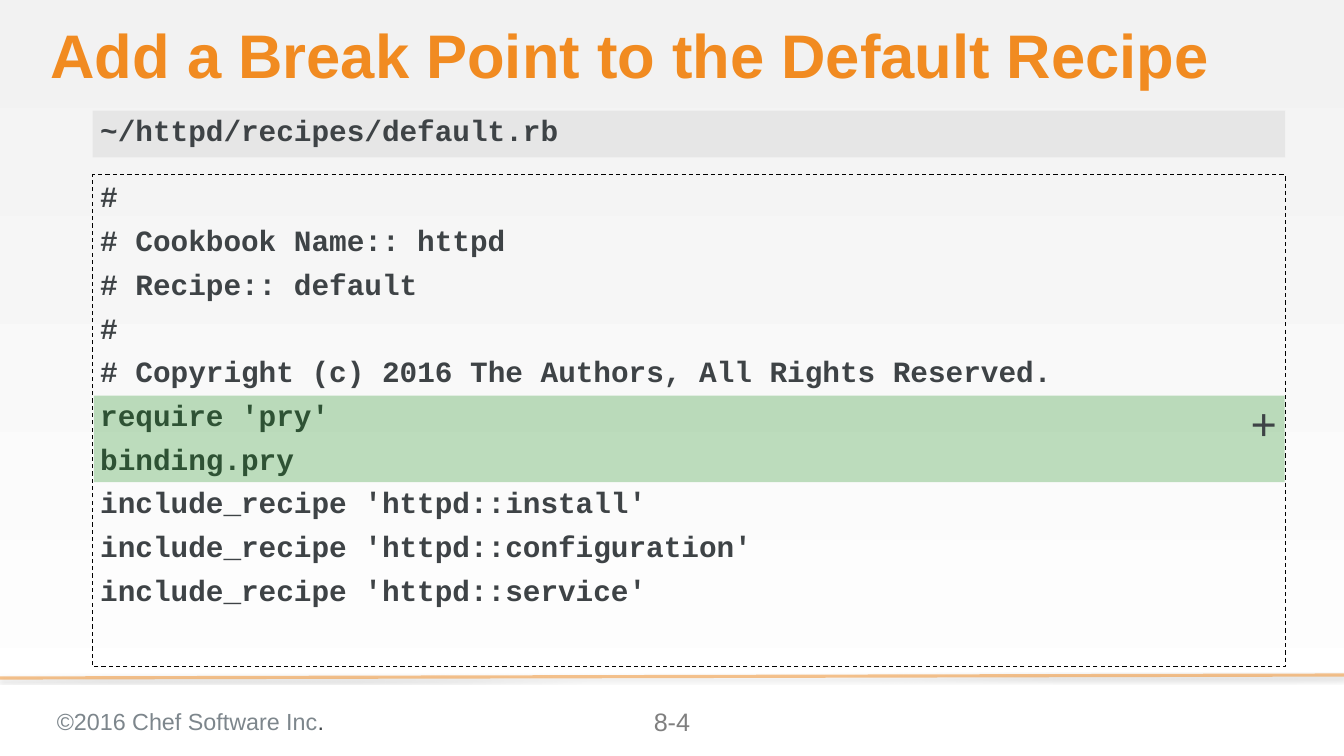
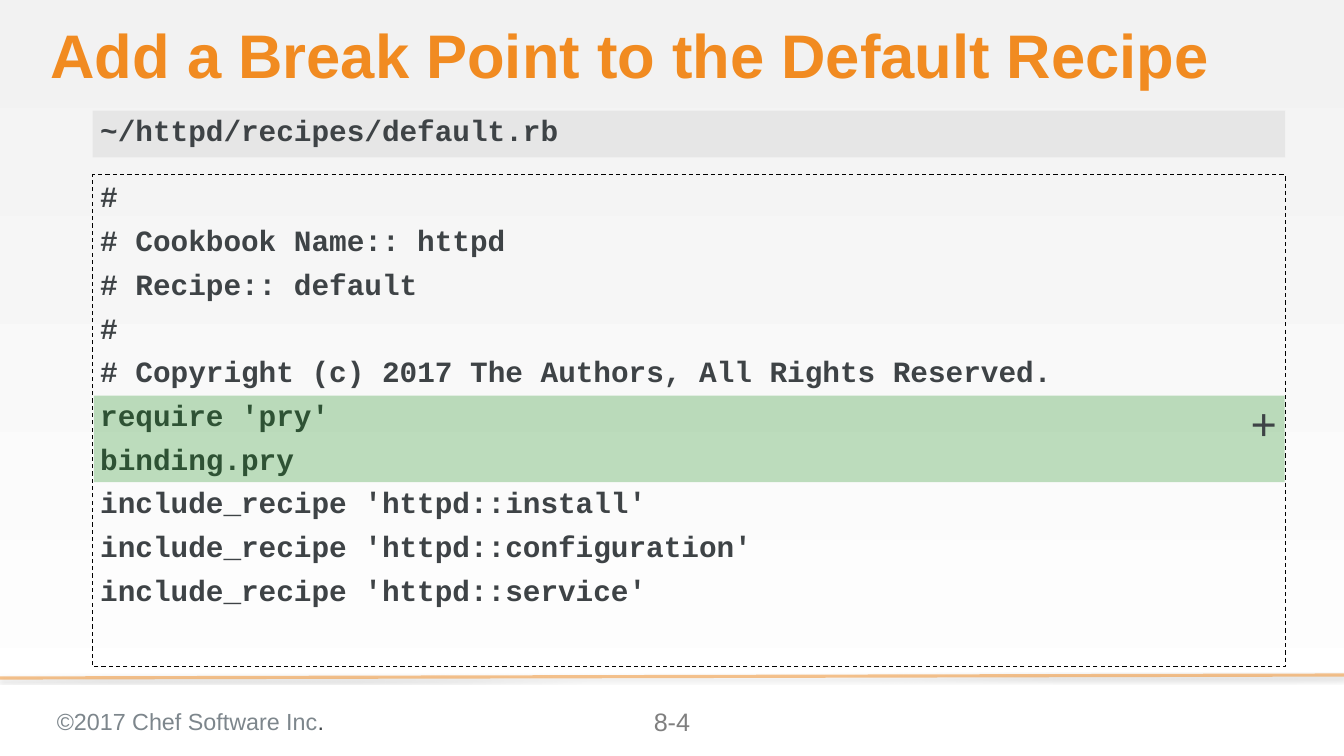
Before and after one commit to chef-training/test_driven_cookbook_development, a slide deck: slide 4 of 08-refactoring_for_multiple_platforms.pptx. Drawn at 1344x756 pixels with LibreOffice and Linux fonts; fonts in the diff are those of the drawing; background and template pictures are left out. Boxes give left, top, right and bottom in pixels: in the first picture for what was removed or moved away, otherwise in the second. Text is boxed around its words. In the diff, an @@ line names an element or a change of style, - is before the commit and + after.

```diff
--- a/08-refactoring_for_multiple_platforms.pptx
+++ b/08-refactoring_for_multiple_platforms.pptx
@@ text at (135,361,1052,389): text changed @@
-# Copyright (c) 2016 The Authors, All Rights Reserved.
+# Copyright (c) 2017 The Authors, All Rights Reserved.
@@ text at (57,713,324,730): text changed @@
-©2016 Chef Software Inc.
+©2017 Chef Software Inc.
```
Also in this commit, not shown: 48 other slides changed, 15 other files.
